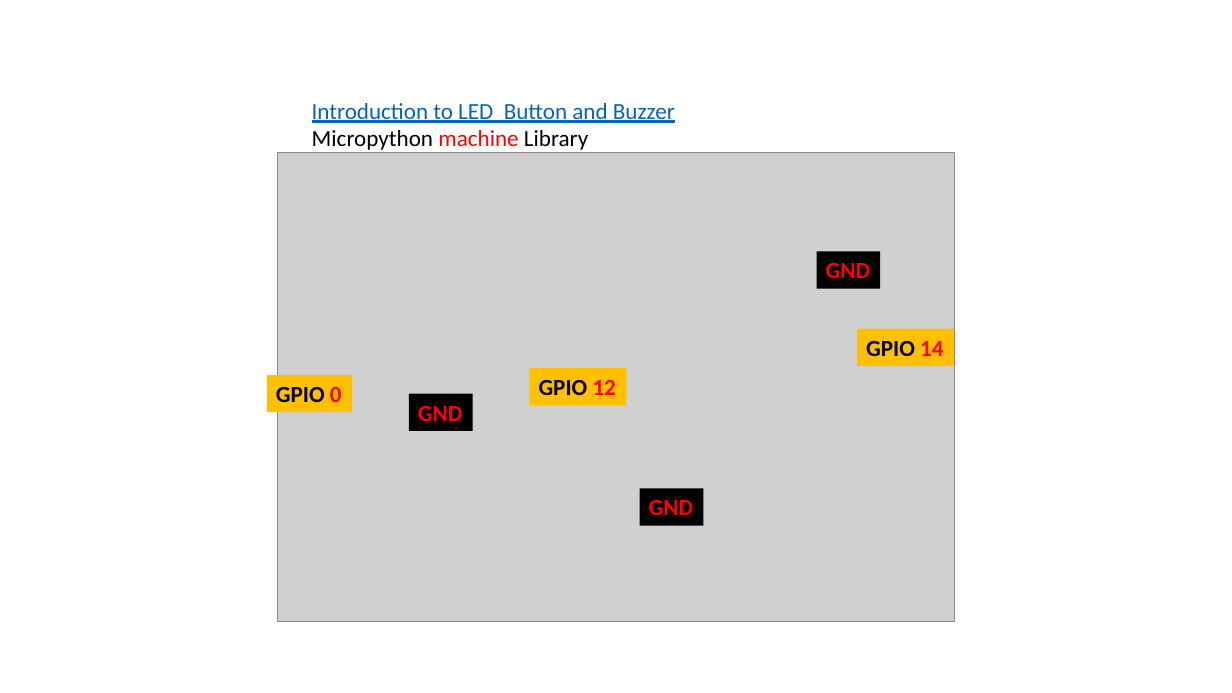
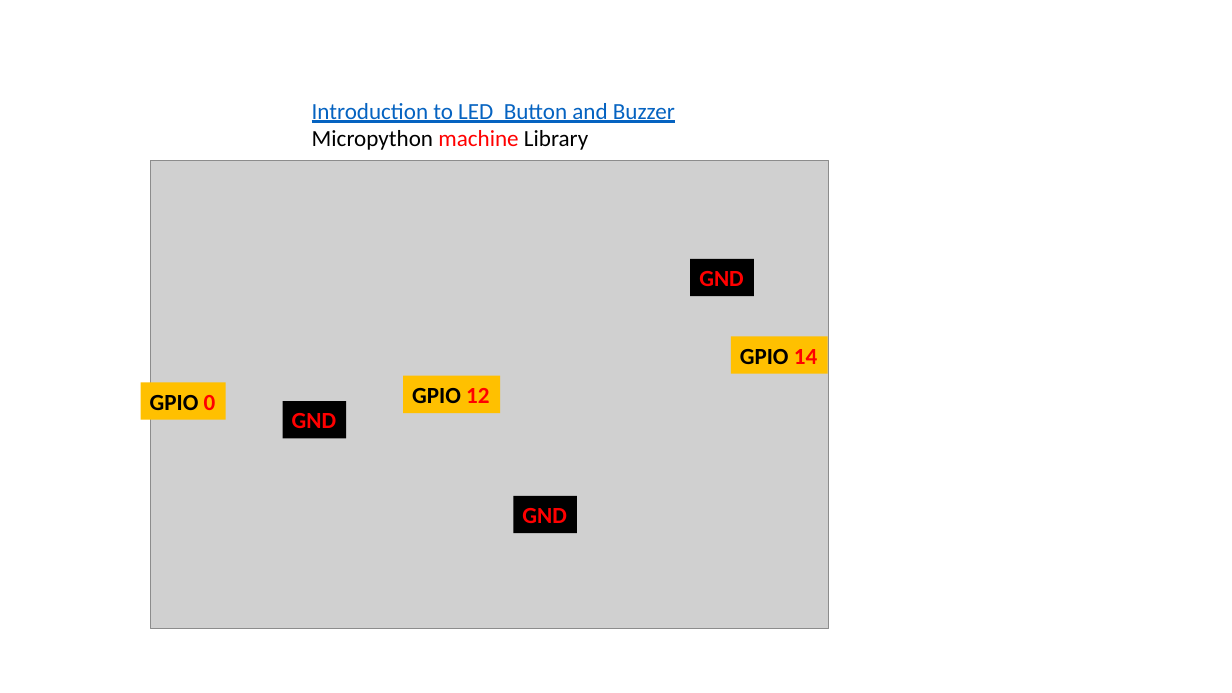
Before and after one commit to ssgoh/The-Pi-Club, a slide deck: slide 6 of Club Meetings 2023/Meeting 01 - Jan 8 2023/Lesson.pptm. Drawn at 1232x693 pixels with LibreOffice and Linux fonts; fonts in the diff are those of the drawing; grey boxes stand for pictures. Boxes give left, top, right and bottom in pixels: in the first picture for what was removed or moved away, otherwise in the second. Text is boxed around its words. In the diff, an @@ line names an element or a change of style, - is before the commit and + after.

```diff
--- a/Club Meetings 2023/Meeting 01 - Jan 8 2023/Lesson.pptm
+++ b/Club Meetings 2023/Meeting 01 - Jan 8 2023/Lesson.pptm
@@ rectangle "GPIO 14": place and size @@
-rectangle "GPIO 14" at box(858, 329, 955, 366)
+rectangle "GPIO 14" at box(731, 336, 828, 373)
@@ 4 rectangles, 1 picture: place and size @@
-4 rectangles, 1 picture at box(267, 152, 956, 621)
+4 rectangles, 1 picture at box(140, 160, 829, 628)
@@ rectangle "GND": place and size @@
-rectangle "GND" at box(409, 394, 472, 431)
+rectangle "GND" at box(283, 401, 347, 438)
```
Also in this commit, not shown: 1 other slide changed, 3 slides added, 2 other files.
